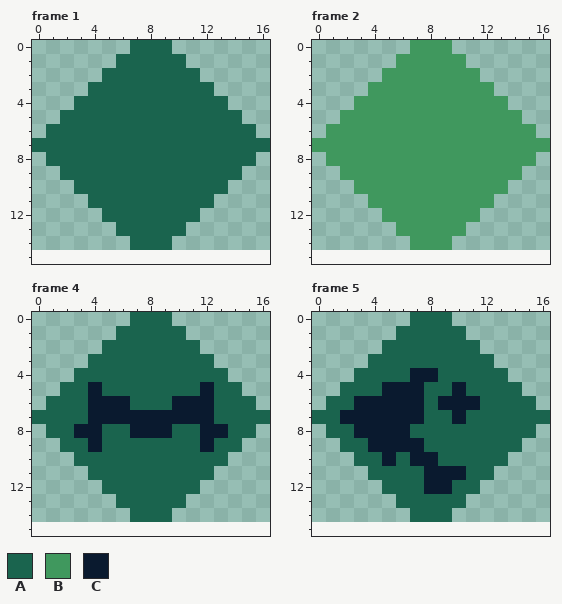
One commit to this pixel-art file: src/assets/techtree.aseprite. The picture above was drawn from the file before the commit.
17x15 pixels, 7 frames. Shown: frame 1, frame 2, frame 4, frame 5. The old version is drawn lined up with the new one, on the new canvas. The commit also changed other frames, which this record leaves out.
Visible layers, top first: "Layer 2", "Layer 1".
Palette (. is transparent): A #1a644e  B #40985e  C #0a1a2f
Pixels before, frame 1, first column x 0:
 0 .......AAA.......
 1 ......AAAAA......
 2 .....AAAAAAA.....
 3 ....AAAAAAAAA....
 4 ...AAAAAAAAAAA...
 5 ..AAAAAAAAAAAAA..
 6 .AAAAAAAAAAAAAAA.
 7 AAAAAAAAAAAAAAAAA
 8 .AAAAAAAAAAAAAAA.
 9 ..AAAAAAAAAAAAA..
10 ...AAAAAAAAAAA...
11 ....AAAAAAAAA....
12 .....AAAAAAA.....
13 ......AAAAA......
14 .......AAA.......
Pixels before, frame 2, first column x 0:
 0 .......BBB.......
 1 ......BBBBB......
 2 .....BBBBBBB.....
 3 ....BBBBBBBBB....
 4 ...BBBBBBBBBBB...
 5 ..BBBBBBBBBBBBB..
 6 .BBBBBBBBBBBBBBB.
 7 BBBBBBBBBBBBBBBBB
 8 .BBBBBBBBBBBBBBB.
 9 ..BBBBBBBBBBBBB..
10 ...BBBBBBBBBBB...
11 ....BBBBBBBBB....
12 .....BBBBBBB.....
13 ......BBBBB......
14 .......BBB.......
Pixels before, frame 4, first column x 0:
 0 .......AAA.......
 1 ......AAAAA......
 2 .....AAAAAAA.....
 3 ....AAAAAAAAA....
 4 ...AAAAAAAAAAA...
 5 ..AACAAAAAAACAA..
 6 .AAACCCAAACCCAAA.
 7 AAAACCCCCCCCCAAAA
 8 .AACCAACCCAACCAA.
 9 ..AACAAAAAAACAA..
10 ...AAAAAAAAAAA...
11 ....AAAAAAAAA....
12 .....AAAAAAA.....
13 ......AAAAA......
14 .......AAA.......
Pixels before, frame 5, first column x 0:
 0 .......AAA.......
 1 ......AAAAA......
 2 .....AAAAAAA.....
 3 ....AAAAAAAAA....
 4 ...AAAACCAAAAA...
 5 ..AAACCCAACAAAA..
 6 .AACCCCCACCCAAAA.
 7 AACCCCCCAACAAAAAA
 8 .AACCCCAAAAAAAAA.
 9 ..AACCCCAAAAAAA..
10 ...AACACCAAAAA...
11 ....AAAACCCAA....
12 .....AAACCAA.....
13 ......AAAAA......
14 .......AAA.......
The same view after the edit:
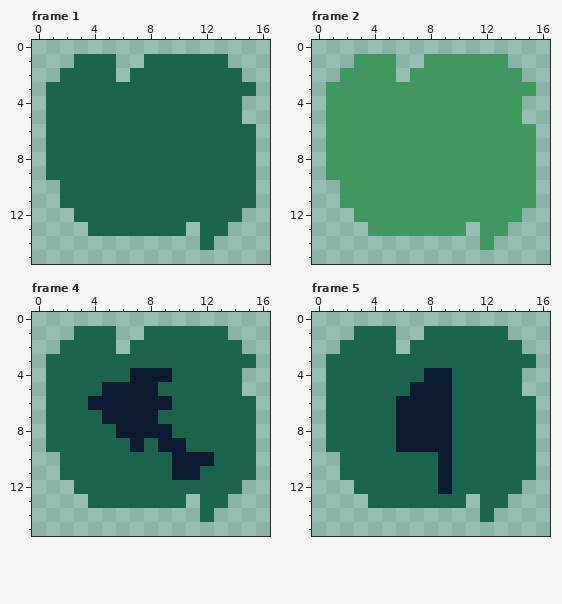
Edits made:
canvas 17x15 -> 17x16
Changed rows in their new state; - is an unchanged pixel.
Frame 1:
first column x 0:
 0 -------...-------
 1 ---AAA..---AAA---
 2 --AAA-.-----AAA--
 3 -AAA---------AAA-
 4 -AA-----------A--
 5 -A---------------
 7 .---------------.
 9 -A-------------A-
10 --A-----------AA-
11 --AA---------AAA-
12 ---AA-------AAA--
13 ----AA------AA---
14 -------...--A----
Frame 2:
first column x 0:
 0 -------...-------
 1 ---BBB..---BBB---
 2 --BBB-.-----BBB--
 3 -BBB---------BBB-
 4 -BB-----------B--
 5 -B---------------
 7 .---------------.
 9 -B-------------B-
10 --B-----------BB-
11 --BB---------BBB-
12 ---BB-------BBB--
13 ----BB------BB---
14 -------...--B----
Frame 4:
first column x 0:
 0 -------...-------
 1 ---AAA..---AAA---
 2 --AAA-.-----AAA--
 3 -AAA---------AAA-
 4 -AA----CCC----A--
 5 -A--ACCCC---A----
 6 -------CCCAAA----
 7 .---A----AAAA---.
 8 ---AA-C-----AA---
 9 -A--A--C-CC-A--A-
10 --A-------CCC-AA-
11 --AA------CC-AAA-
12 ---AA-------AAA--
13 ----AA------AA---
14 -------...--A----
Frame 5:
first column x 0:
 0 -------...-------
 1 ---AAA..---AAA---
 2 --AAA-.-----AAA--
 3 -AAA---------AAA-
 4 -AA----A-C----A--
 5 -A---AA-CCA------
 6 ---AAA--C-AA-----
 7 .-AAAA--CCA-----.
 8 ---AAA-CCC-------
 9 -A--AA--CC-----A-
10 --A--A-AAC----AA-
11 --AA----A-A--AAA-
12 ---AA---A---AAA--
13 ----AA------AA---
14 -------...--A----
Where, in picture pixels (left, top, right, bottom), the same in both pictures:
changed: (32, 40, 270, 250)
changed: (312, 40, 550, 250)
changed: (32, 312, 270, 522)
changed: (312, 312, 550, 522)
